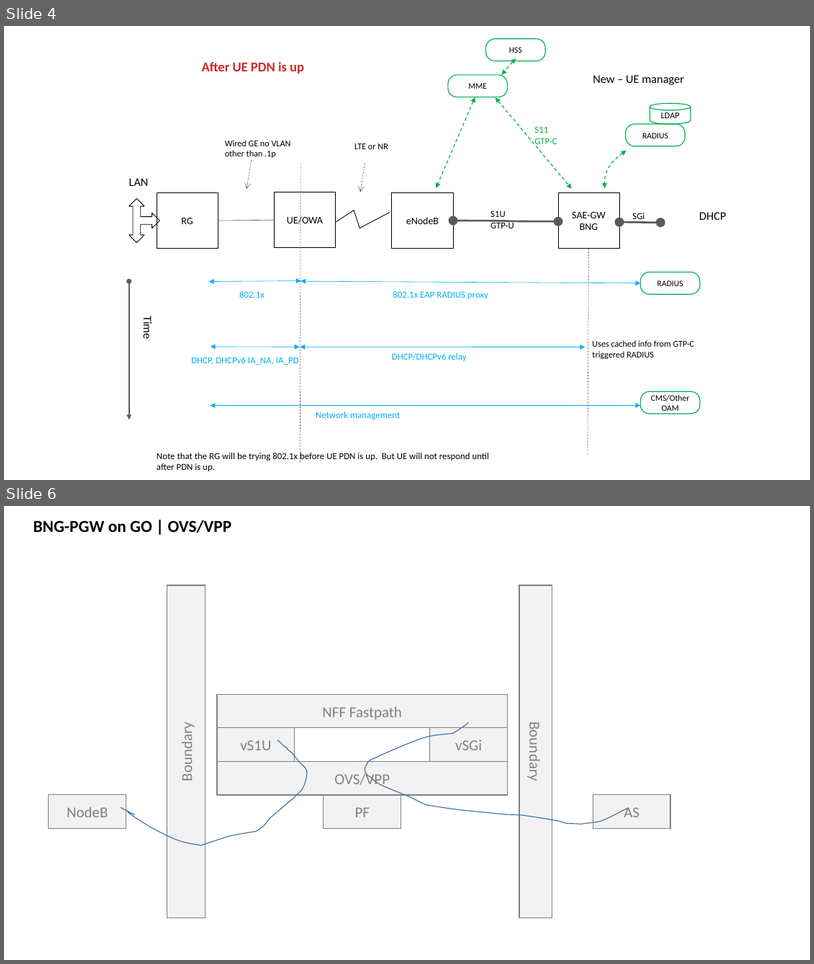
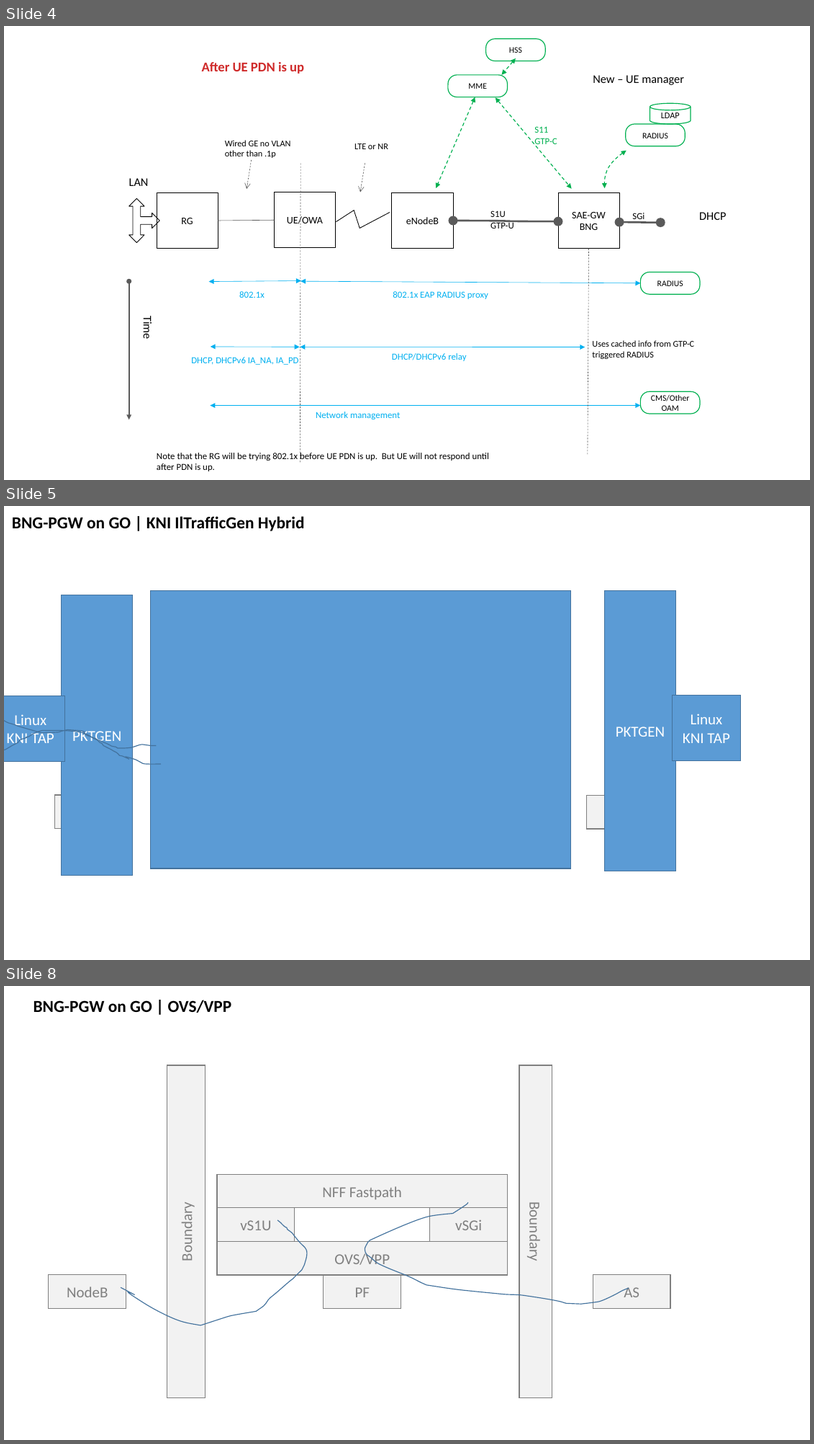
Before and after one commit to shuoranliu/nff-go, a slide deck: Fixed BNG PGW on GO over NFF.pptx. Shown one above the other, each under a label of ours: slides 4 and 6 before the commit, slides 4, 5 and 8 after it; the slides between them are not shown. The pictures are 814x964 and 814x1444 pixels, drawn with LibreOffice and Linux fonts; fonts in the diff are those of the drawing. Boxes give left, top, right and bottom in pixels: in the first picture for what was removed or moved away, otherwise in the second. Text is boxed around its words. In the diff, an @@ line names an element or a change of style, - is before the commit and + after.

```diff
--- a/Fixed BNG PGW on GO over NFF.pptx
+++ b/Fixed BNG PGW on GO over NFF.pptx
@@ slide 5 added at (4, 506, 810, 960), background #FFFFFF @@
@@ text added at (12, 516, 305, 531), 20 pt, text #000000, bold @@
+BNG-PGW on GO | KNI IlTrafficGen Hybrid
@@ rectangle added at (150, 591, 571, 868), fill #5B9BD5, outline #43739E 1 pt @@
@@ rectangle added at (604, 591, 676, 871), fill #5B9BD5, outline #43739E 1 pt, 18 pt, text #FFFFFF @@
+PKTGEN
@@ rectangle added at (62, 595, 133, 875), fill #5B9BD5, outline #43739E 1 pt, 18 pt, text #FFFFFF @@
+PKTGEN
@@ freeform shape added at (4, 678, 156, 748), outline #43739E 1 pt @@
@@ rectangle added at (4, 696, 65, 762), fill #5B9BD5, outline #43739E 1 pt, 18 pt, text #FFFFFF @@
+Linux KNI TAP
@@ rectangle added at (672, 695, 741, 761), fill #5B9BD5, outline #43739E 1 pt, 18 pt, text #FFFFFF @@
+Linux KNI TAP
@@ freeform shape added at (4, 731, 161, 767), outline #43739E 1 pt @@
@@ rectangle added at (55, 795, 132, 829), fill #F2F2F2, outline #808080 1 pt @@
@@ rectangle added at (587, 795, 665, 829), fill #F2F2F2, outline #808080 1 pt @@
@@ what was slide 6 is now slide 8 @@
```
Also in this commit, not shown: 1 slide changed, 1 other slide added.
